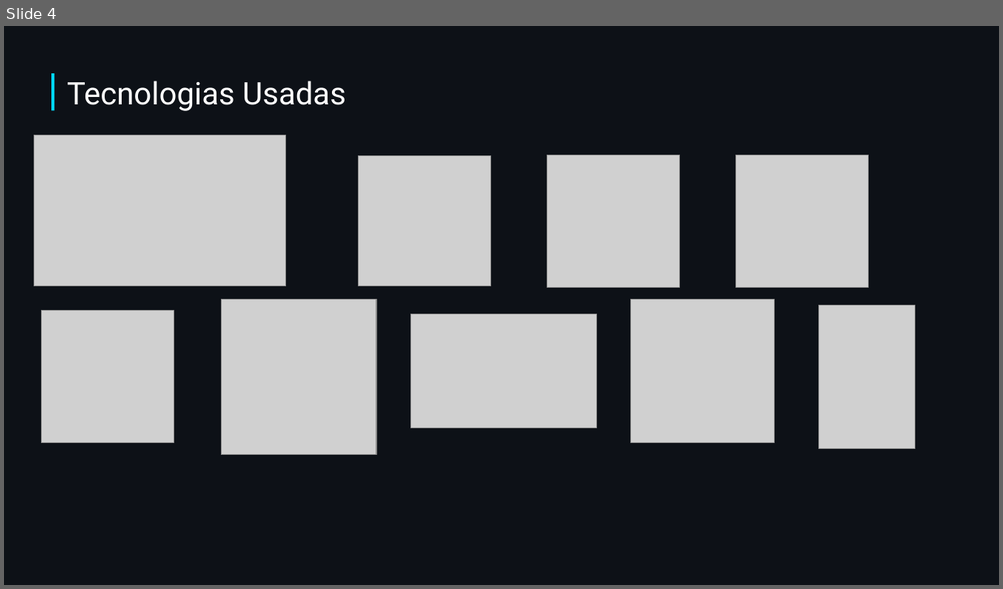
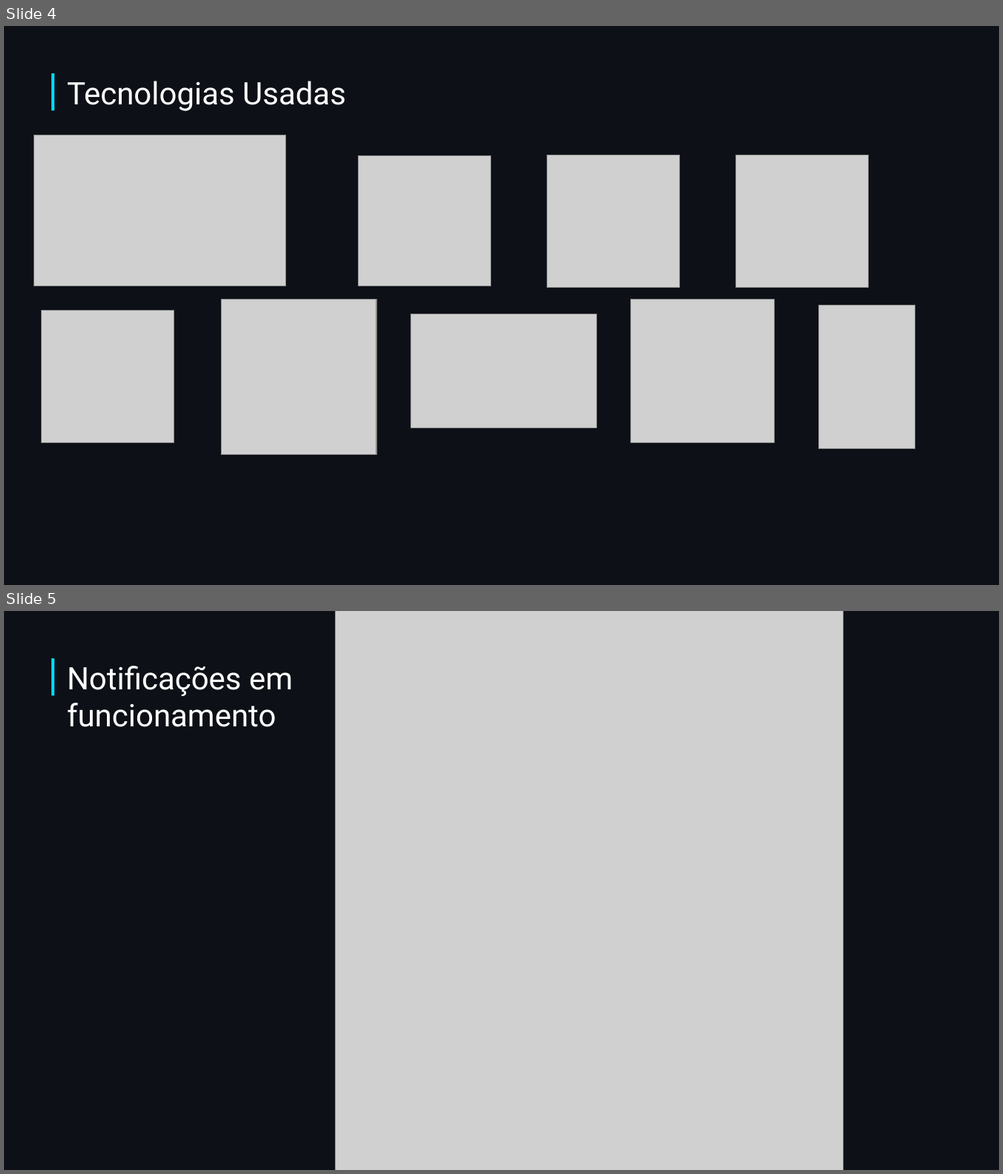
Before and after one commit to askuovye/InstaClone, a slide deck: InstaClone Project Showcase.pptx. Shown one above the other, each under a label of ours: slide 4 before the commit, slides 4 and 5 after it. The pictures are 1003x589 and 1003x1174 pixels, drawn with LibreOffice and Linux fonts; fonts in the diff are those of the drawing; grey boxes stand for pictures. Boxes give left, top, right and bottom in pixels: in the first picture for what was removed or moved away, otherwise in the second. Text is boxed around its words. In the diff, an @@ line names an element or a change of style, - is before the commit and + after.

Commit message:
feat:slide-update

```diff
--- a/InstaClone Project Showcase.pptx
+++ b/InstaClone Project Showcase.pptx
@@ slide 5 added at (4, 611, 999, 1170), background #0D1117 @@
@@ picture added at (336, 611, 843, 1170) @@
@@ rectangle added at (52, 659, 55, 696), fill #00D8FF @@
@@ text added at (67, 666, 293, 727), 30 pt, text #FFFFFF @@
+Notificações em
+funcionamento
```
